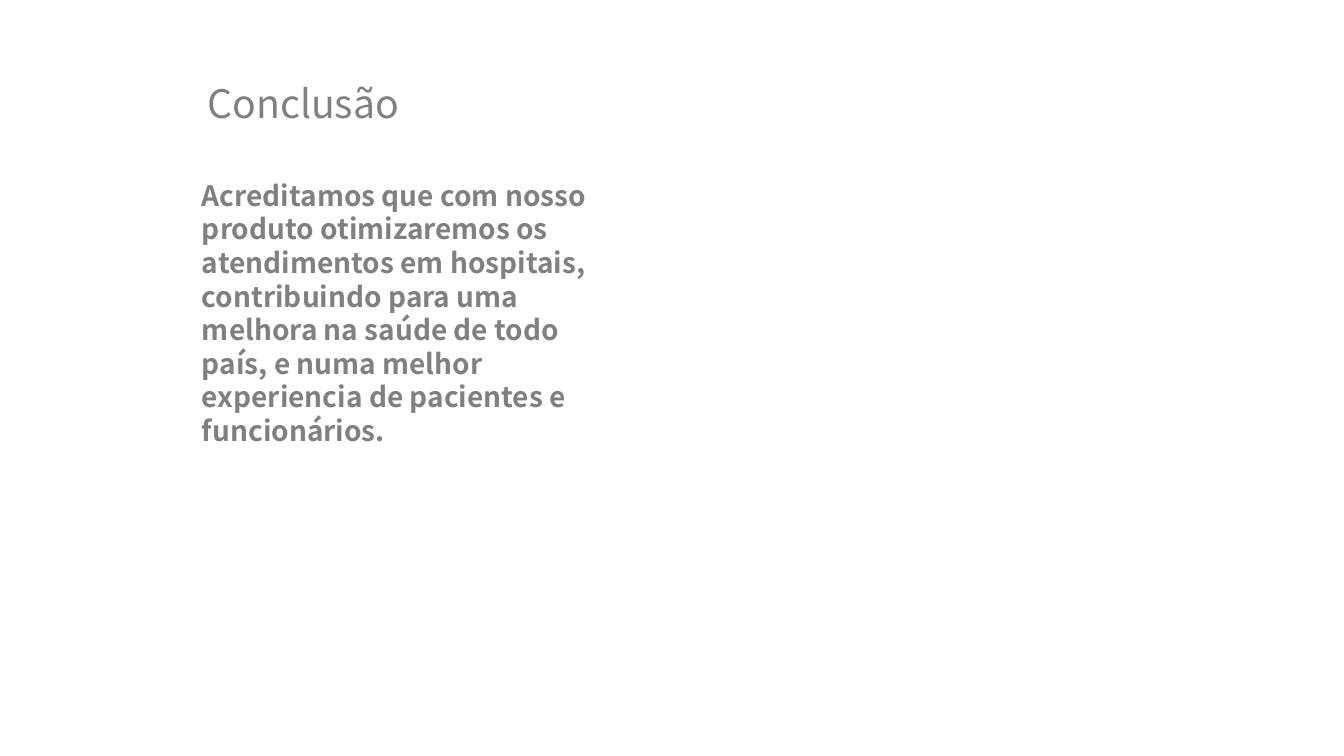
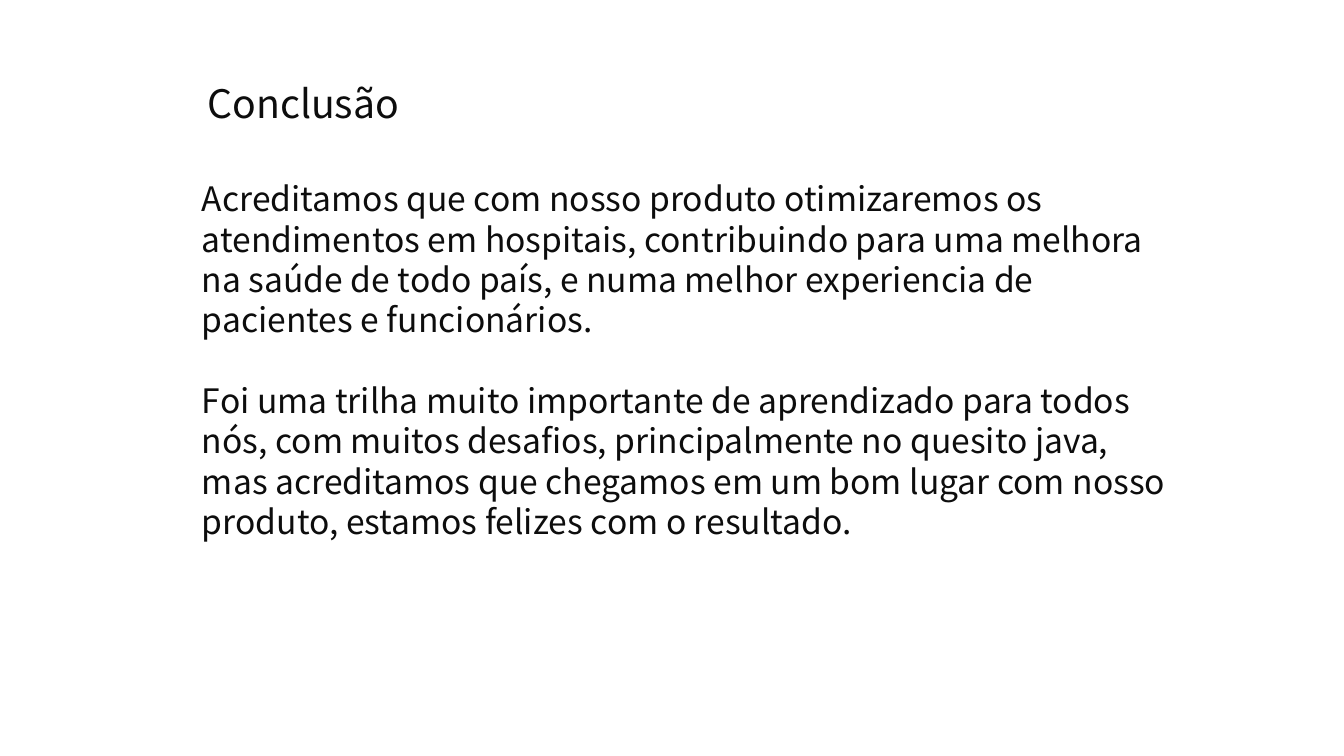
Before and after one commit to 2ADSC-Grupo9-HSO/Documentacao, a slide deck: slide 13 of Apresentações PPT/HSO-Sprint3.pptx (slide 9 before the commit). Drawn at 1344x756 pixels with LibreOffice and Linux fonts; fonts in the diff are those of the drawing; background and template pictures are left out. Boxes give left, top, right and bottom in pixels: in the first picture for what was removed or moved away, otherwise in the second. Text is boxed around its words. In the diff, an @@ line names an element or a change of style, - is before the commit and + after.

```diff
--- a/Apresentações PPT/HSO-Sprint3.pptx
+++ b/Apresentações PPT/HSO-Sprint3.pptx
@@ text "Conclusão" at (208, 86, 399, 119): text colour #808080 to #0D0D0D @@
@@ text at (202, 184, 1143, 340): size 20 to 24 pt, text colour #808080 to #0D0D0D, bold off in "Acreditamos que com nosso produto otimizaremos os ..." @@
@@ text at (202, 386, 1166, 542): paragraph added @@
+Foi uma trilha muito importante de aprendizado para todos nós, com muitos desafios, principalmente no quesito java, mas acreditamos que chegamos em um bom lugar com nosso produto, estamos felizes com o resultado.
```
Also in this commit, not shown: 7 other slides changed, 7 slides added, 17 slides removed.
